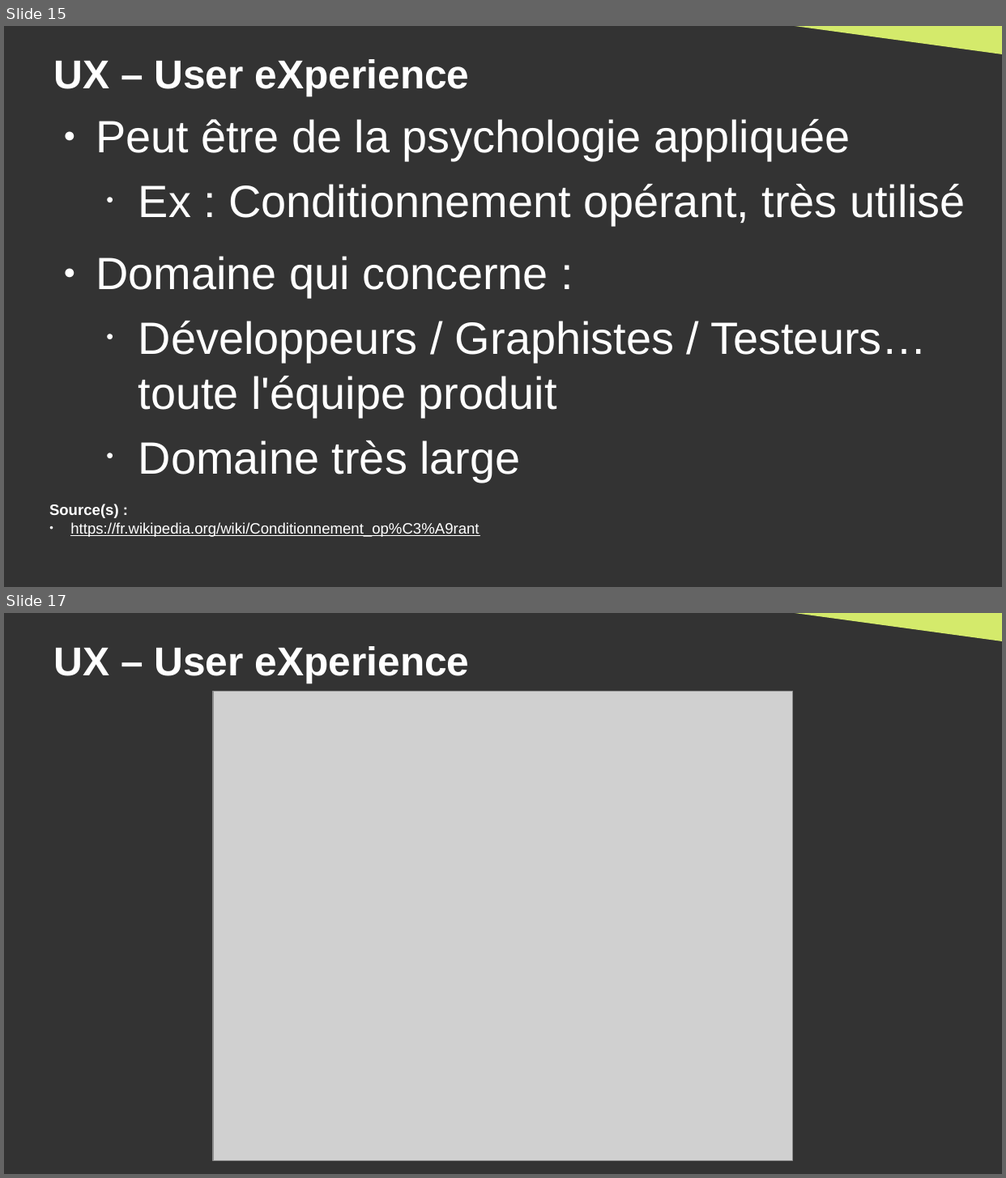
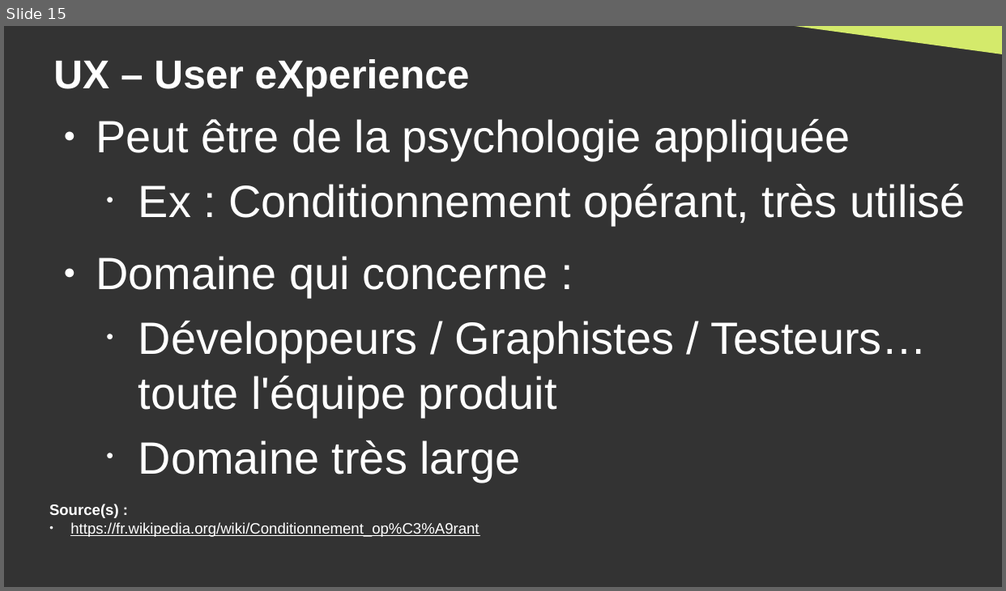
Before and after one commit to DanYellow/cours, a slide deck: gestion-de-contenus-spécialisee-s4/travaux-pratiques/numero-1/presentation.odp. Shown one above the other, each under a label of ours: slides 15 and 17 before the commit, slide 15 after it; the slides between them are not shown. The pictures are 1006x1178 and 1006x591 pixels, drawn with LibreOffice and Linux fonts; fonts in the diff are those of the drawing; grey boxes stand for pictures. Boxes give left, top, right and bottom in pixels: in the first picture for what was removed or moved away, otherwise in the second. Text is boxed around its words. In the diff, an @@ line names an element or a change of style, - is before the commit and + after.

```diff
--- a/gestion-de-contenus-spécialisee-s4/travaux-pratiques/numero-1/presentation.odp
+++ b/gestion-de-contenus-spécialisee-s4/travaux-pratiques/numero-1/presentation.odp
@@ slide 17 removed at bbox=[4, 613, 1002, 1174], background #333333 @@
@@ right triangle removed at bbox=[766, 613, 1002, 641] @@
@@ title removed at bbox=[53, 646, 470, 683] @@
-UX – User eXperience
@@ picture removed at bbox=[213, 692, 794, 1161] @@
```
Also in this commit, not shown: 2 slides changed, 45 other slides removed, 7 other files.
